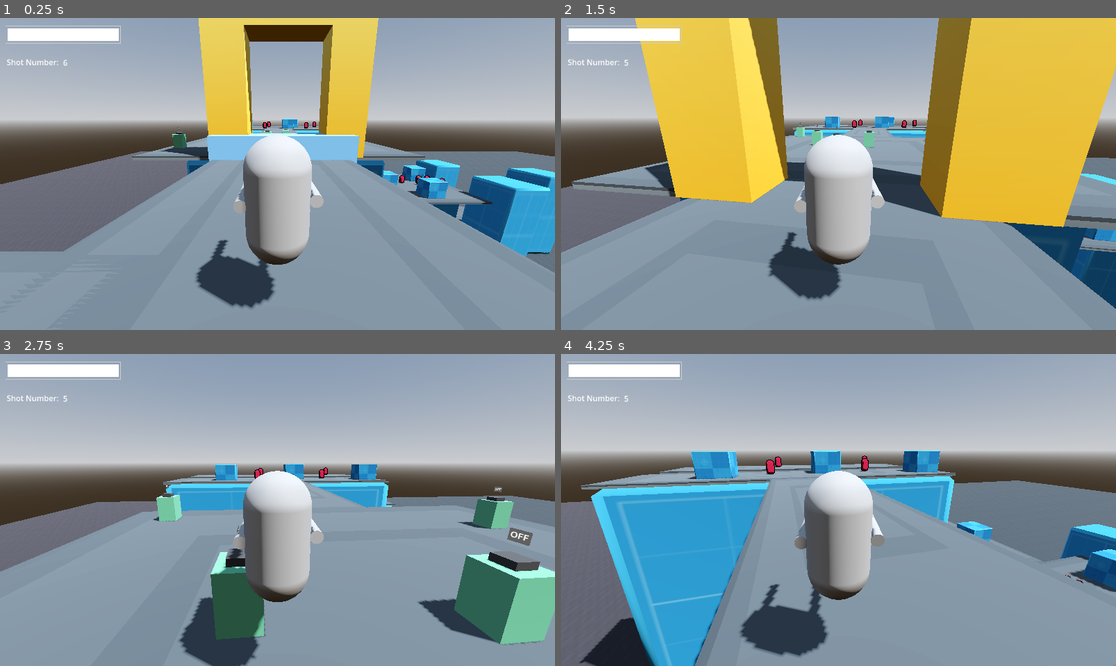
Above: before the commit, frames 1-4 (two rows, left to right).
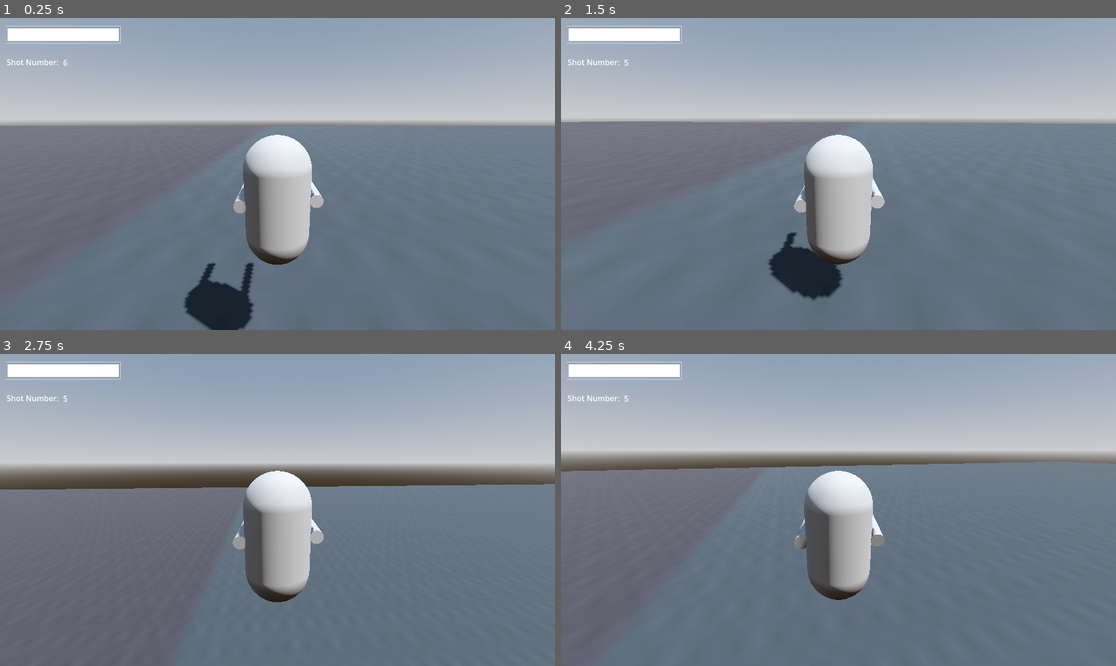
Above: after the commit, the same moments.

Repository: yashGhela/blame
Game: Godot game, scene res://levels/graybox.tscn
Same seed, same stepped clock (60 frames per second), same inputs: the game is played once before the commit and once after it. The project has no main scene, so this scene is started directly.
Inputs (mouse positions are in pixels of both pictures, inside the frame that each line leads up to):
- Up to frame 1 (0.25 s): no input
- Up to frame 2 (1.5 s): move the mouse to (866, 174) at 0.52 s; hold W (forward) from 0.53 s (still down); right-click (866, 174) at 0.6 s; tap Space (jump) at 0.77 s; move the mouse to (810, 174) at 1.27 s; tap F (fire) at 1.35 s
- Up to frame 3 (2.75 s): keep holding W (forward); tap Space (jump) at 1.52 s; move the mouse to (288, 503) at 2.02 s; tap R (floorslam) at 2.1 s
- Up to frame 4 (4.25 s): keep holding W (forward); move the mouse to (832, 516) at 2.77 s; click (832, 516) at 2.85 s; tap Space (jump) at 3.02, 3.77 s; move the mouse to (877, 513) at 3.52 s; hold E (interact) from 3.53 s (still down)

The runs differ from the first frame. In frame 1, 58% of the frame differs, in the area x 0-100%, y 0-100%; in frame 2, 75%; in frame 3, 50%; in frame 4, 49%.

Commit message:
added railings and controller support

Diff:
--- a/levels/graybox.tscn
+++ b/levels/graybox.tscn
@@ -12,6 +12,7 @@
 [ext_resource type="PackedScene" uid="uid://wd8ivhy2ed1" path="res://gameplay-elements/door.tscn" id="10_nie3d"]
 [ext_resource type="PackedScene" uid="uid://dcrjfth2dc3mh" path="res://gameplay-elements/monitor.tscn" id="11_b1vc1"]
 [ext_resource type="PackedScene" uid="uid://hdtdcvfqal1f" path="res://gameplay-elements/battery.tscn" id="12_rvvv2"]
+[ext_resource type="PackedScene" uid="uid://c6xmcc5jut7oa" path="res://gameplay-elements/modelfiles/railing.tscn" id="13_3lb85"]
 
 [sub_resource type="ProceduralSkyMaterial" id="ProceduralSkyMaterial_80ttd"]
 sky_horizon_color = Color(0.66224277, 0.6717428, 0.6867428, 1)
@@ -87,7 +88,7 @@
 shape = SubResource("ConcavePolygonShape3D_cp67o")
 
 [node name="Playerthirdpers" parent="." unique_id=1172021385 instance=ExtResource("2_7v2gh")]
-transform = Transform3D(-4.371139e-08, 0, -1, 0, 1, 0, 1, 0, -4.371139e-08, 13.075729, 32.461075, 54.524323)
+transform = Transform3D(-4.371139e-08, 0, -1, 0, 1, 0, 1, 0, -4.371139e-08, -66.01969, 3.589096, -6.1712)
 
 [node name="PrimitiveSlope" type="MeshInstance3D" parent="." unique_id=265901754]
 transform = Transform3D(-1, 0, 8.742278e-08, 0, 1, 0, -8.742278e-08, 0, -1, -61, 0.5535526, -7)
@@ -144,7 +145,7 @@
 shape = SubResource("ConvexPolygonShape3D_fx7vd")
 
 [node name="Floor4" type="MeshInstance3D" parent="." unique_id=912742376]
-transform = Transform3D(5.8032904, 0, 0, 0, 1, 0, 0, 0, 2.0449762, -58.53352, 16.02189, 21.835869)
+transform = Transform3D(5.8032904, 0, 0, 0, 1, 0, 0, 0, 2.0449762, -58.516224, 16.02189, 21.835869)
 mesh = ExtResource("4_q1tdv")
 
 [node name="StaticBody3D" type="StaticBody3D" parent="Floor4" unique_id=1451553184 groups=["Floor"]]
@@ -328,7 +329,7 @@
 mesh = ExtResource("5_4vge4")
 
 [node name="CubePrototypeLargeA2" type="MeshInstance3D" parent="." unique_id=140208215]
-transform = Transform3D(2.2938466, 0, 0, 0, 5.053586, 0, 0, 0, 1.6775556, -25.214108, 0.5, 5.692949)
+transform = Transform3D(2.2938466, 0, 0, 0, 5.053586, 0, 0, 0, 1.6775556, -25.214108, 0.50000095, 5.692949)
 mesh = ExtResource("5_4vge4")
 
 [node name="StaticBody3D" type="StaticBody3D" parent="CubePrototypeLargeA2" unique_id=1745731718]
@@ -486,3 +487,291 @@
 
 [node name="Door" parent="Monitor" unique_id=2130594673 instance=ExtResource("10_nie3d")]
 transform = Transform3D(-2.5505597e-07, 0, -5.835, 0, 5.835, 0, 5.835, 0, -2.5505597e-07, 13.91184, -5.669634, -2.1682472)
+
+[node name="railing" parent="." unique_id=454326787 instance=ExtResource("13_3lb85")]
+transform = Transform3D(1, 0, 0, 0, 1, 0, 0, 0, 1, -26.315964, 17.205082, 9.256039)
+
+[node name="railing2" parent="." unique_id=311494182 instance=ExtResource("13_3lb85")]
+transform = Transform3D(1, 0, 0, 0, 1, 0, 0, 0, 1, -30.245388, 17.205082, 9.256039)
+
+[node name="railing16" parent="." unique_id=790720756 instance=ExtResource("13_3lb85")]
+transform = Transform3D(1, 0, 0, 0, 1, 0, 0, 0, 1, -36.277283, 17.205082, 9.256039)
+
+[node name="railing17" parent="." unique_id=1791876559 instance=ExtResource("13_3lb85")]
+transform = Transform3D(1, 0, 0, 0, 1, 0, 0, 0, 1, -32.915306, 17.205082, 9.256039)
+
+[node name="railing3" parent="." unique_id=1671723305 instance=ExtResource("13_3lb85")]
+transform = Transform3D(1, 0, 0, 0, 1, 0, 0, 0, 1, -40.194317, 17.205082, 9.256039)
+
+[node name="railing4" parent="." unique_id=159932860 instance=ExtResource("13_3lb85")]
+transform = Transform3D(1, 0, 0, 0, 1, 0, 0, 0, 1, -44.394302, 17.205082, 9.256039)
+
+[node name="railing18" parent="." unique_id=110691576 instance=ExtResource("13_3lb85")]
+transform = Transform3D(1, 0, 0, 0, 1, 0, 0, 0, 1, -26.315964, 17.205082, 33.90142)
+
+[node name="railing19" parent="." unique_id=913230928 instance=ExtResource("13_3lb85")]
+transform = Transform3D(1, 0, 0, 0, 1, 0, 0, 0, 1, -30.245388, 17.205082, 33.90142)
+
+[node name="railing20" parent="." unique_id=1445668102 instance=ExtResource("13_3lb85")]
+transform = Transform3D(1, 0, 0, 0, 1, 0, 0, 0, 1, -36.277283, 17.205082, 33.90142)
+
+[node name="railing21" parent="." unique_id=851672180 instance=ExtResource("13_3lb85")]
+transform = Transform3D(1, 0, 0, 0, 1, 0, 0, 0, 1, -32.915306, 17.205082, 33.90142)
+
+[node name="railing22" parent="." unique_id=1513465920 instance=ExtResource("13_3lb85")]
+transform = Transform3D(1, 0, 0, 0, 1, 0, 0, 0, 1, -40.194317, 17.205082, 33.90142)
+
+[node name="railing23" parent="." unique_id=675020187 instance=ExtResource("13_3lb85")]
+transform = Transform3D(1, 0, 0, 0, 1, 0, 0, 0, 1, -44.204773, 17.205082, 33.90142)
+
+[node name="railing24" parent="." unique_id=788072516 instance=ExtResource("13_3lb85")]
+transform = Transform3D(1, 0, 0, 0, 1, 0, 0, 0, 1, -48.10388, 17.205082, 25.153316)
+
+[node name="railing26" parent="." unique_id=131720643 instance=ExtResource("13_3lb85")]
+transform = Transform3D(1, 0, 0, 0, 1, 0, 0, 0, 1, -51.86303, 17.205082, 25.153316)
+
+[node name="railing28" parent="." unique_id=1579163374 instance=ExtResource("13_3lb85")]
+transform = Transform3D(1, 0, 0, 0, 1, 0, 0, 0, 1, -48.10388, 17.205082, 17.99031)
+
+[node name="railing29" parent="." unique_id=448407202 instance=ExtResource("13_3lb85")]
+transform = Transform3D(1, 0, 0, 0, 1, 0, 0, 0, 1, -51.86303, 17.205082, 17.99031)
+
+[node name="railing30" parent="." unique_id=621716418 instance=ExtResource("13_3lb85")]
+transform = Transform3D(1, 0, 0, 0, 1, 0, 0, 0, 1, -55.387463, 17.205082, 17.99031)
+
+[node name="railing31" parent="." unique_id=1887194873 instance=ExtResource("13_3lb85")]
+transform = Transform3D(1, 0, 0, 0, 1, 0, 0, 0, 1, -59.14661, 17.205082, 17.99031)
+
+[node name="railing36" parent="." unique_id=47897830 instance=ExtResource("13_3lb85")]
+transform = Transform3D(1, 0, 0, 0, 1, 0, 0, 0, 1, -59.14661, 17.205082, 25.198883)
+
+[node name="railing37" parent="." unique_id=985954385 instance=ExtResource("13_3lb85")]
+transform = Transform3D(1, 0, 0, 0, 1, 0, 0, 0, 1, -63.177296, 24.167793, 24.37529)
+
+[node name="railing40" parent="." unique_id=1683220926 instance=ExtResource("13_3lb85")]
+transform = Transform3D(0, 0, 1.0000001, 0, 1, 0, -1.0000001, 0, 0, -61.83159, 24.167793, 29.014597)
+
+[node name="railing41" parent="." unique_id=370098827 instance=ExtResource("13_3lb85")]
+transform = Transform3D(0, 0, 1.0000001, 0, 1, 0, -1.0000001, 0, 0, -61.83159, 24.167793, 25.913694)
+
+[node name="railing42" parent="." unique_id=72794623 instance=ExtResource("13_3lb85")]
+transform = Transform3D(0, 0, 1.0000001, 0, 1, 0, -1.0000001, 0, 0, -69.96233, 24.167793, 29.014597)
+
+[node name="railing43" parent="." unique_id=1613679129 instance=ExtResource("13_3lb85")]
+transform = Transform3D(0, 0, 1.0000001, 0, 1, 0, -1.0000001, 0, 0, -69.96233, 24.167793, 25.913694)
+
+[node name="railing44" parent="." unique_id=1158057415 instance=ExtResource("13_3lb85")]
+transform = Transform3D(0, 0, 1.0000001, 0, 1, 0, -1.0000001, 0, 0, -76.70138, 30.87939, 36.537292)
+
+[node name="railing45" parent="." unique_id=645268863 instance=ExtResource("13_3lb85")]
+transform = Transform3D(0, 0, 1.0000001, 0, 1, 0, -1.0000001, 0, 0, -76.70138, 30.87939, 33.436386)
+
+[node name="railing46" parent="." unique_id=1772501759 instance=ExtResource("13_3lb85")]
+transform = Transform3D(0, 0, 1.0000001, 0, 1, 0, -1.0000001, 0, 0, -76.70138, 30.87939, 43.552807)
+
+[node name="railing47" parent="." unique_id=1880740146 instance=ExtResource("13_3lb85")]
+transform = Transform3D(0, 0, 1.0000001, 0, 1, 0, -1.0000001, 0, 0, -76.70138, 30.87939, 40.4519)
+
+[node name="railing48" parent="." unique_id=2072066079 instance=ExtResource("13_3lb85")]
+transform = Transform3D(0, 0, 1.0000001, 0, 1, 0, -1.0000001, 0, 0, -76.70138, 30.87939, 50.524113)
+
+[node name="railing49" parent="." unique_id=1667362181 instance=ExtResource("13_3lb85")]
+transform = Transform3D(0, 0, 1.0000001, 0, 1, 0, -1.0000001, 0, 0, -76.70138, 30.87939, 47.423206)
+
+[node name="railing50" parent="." unique_id=1552190793 instance=ExtResource("13_3lb85")]
+transform = Transform3D(0, 0, 1.0000001, 0, 1, 0, -1.0000001, 0, 0, -76.70138, 30.87939, 57.547825)
+
+[node name="railing51" parent="." unique_id=962681098 instance=ExtResource("13_3lb85")]
+transform = Transform3D(0, 0, 1.0000001, 0, 1, 0, -1.0000001, 0, 0, -76.70138, 30.87939, 54.44692)
+
+[node name="railing52" parent="." unique_id=1638078810 instance=ExtResource("13_3lb85")]
+transform = Transform3D(0, 0, 1.0000001, 0, 1, 0, -1.0000001, 0, 0, -76.70138, 30.87939, 64.43545)
+
+[node name="railing53" parent="." unique_id=1072901447 instance=ExtResource("13_3lb85")]
+transform = Transform3D(0, 0, 1.0000001, 0, 1, 0, -1.0000001, 0, 0, -76.70138, 30.87939, 61.33454)
+
+[node name="railing54" parent="." unique_id=36481861 instance=ExtResource("13_3lb85")]
+transform = Transform3D(0, 0, 1.0000001, 0, 1, 0, -1.0000001, 0, 0, -76.70138, 30.87939, 71.297386)
+
+[node name="railing56" parent="." unique_id=576462550 instance=ExtResource("13_3lb85")]
+transform = Transform3D(0, 0, 1.0000001, 0, 1, 0, -1.0000001, 0, 0, -76.70138, 30.87939, 75.13554)
+
+[node name="railing57" parent="." unique_id=878854069 instance=ExtResource("13_3lb85")]
+transform = Transform3D(1.0000001, 0, -4.3711392e-08, 0, 1, 0, 4.3711392e-08, 0, 1.0000001, -74.689674, 30.87939, 76.56725)
+
+[node name="railing58" parent="." unique_id=528318198 instance=ExtResource("13_3lb85")]
+transform = Transform3D(1.0000001, 0, -4.3711392e-08, 0, 1, 0, 4.3711392e-08, 0, 1.0000001, -70.605606, 30.87939, 76.56725)
+
+[node name="railing59" parent="." unique_id=1666519470 instance=ExtResource("13_3lb85")]
+transform = Transform3D(1.0000001, 0, -4.3711392e-08, 0, 1, 0, 4.3711392e-08, 0, 1.0000001, -74.689674, 30.87939, 32.091614)
+
+[node name="railing60" parent="." unique_id=922955754 instance=ExtResource("13_3lb85")]
+transform = Transform3D(1.0000001, 0, -4.3711392e-08, 0, 1, 0, 4.3711392e-08, 0, 1.0000001, -70.605606, 30.87939, 32.091614)
+
+[node name="railing61" parent="." unique_id=1000019831 instance=ExtResource("13_3lb85")]
+transform = Transform3D(1.0000001, 0, -4.3711392e-08, 0, 1, 0, 4.3711392e-08, 0, 1.0000001, -60.65325, 30.87939, 32.091614)
+
+[node name="railing62" parent="." unique_id=819660619 instance=ExtResource("13_3lb85")]
+transform = Transform3D(1.0000001, 0, -4.3711392e-08, 0, 1, 0, 4.3711392e-08, 0, 1.0000001, -56.569183, 30.87939, 32.091614)
+
+[node name="railing63" parent="." unique_id=1021131837 instance=ExtResource("13_3lb85")]
+transform = Transform3D(1.0000001, 0, -4.3711392e-08, 0, 1, 0, 4.3711392e-08, 0, 1.0000001, -60.65325, 30.87939, 76.4808)
+
+[node name="railing64" parent="." unique_id=1987221643 instance=ExtResource("13_3lb85")]
+transform = Transform3D(1.0000001, 0, -4.3711392e-08, 0, 1, 0, 4.3711392e-08, 0, 1.0000001, -56.569183, 30.87939, 76.4808)
+
+[node name="railing55" parent="." unique_id=250706896 instance=ExtResource("13_3lb85")]
+transform = Transform3D(0, 0, 1.0000001, 0, 1, 0, -1.0000001, 0, 0, -76.70138, 30.87939, 68.19648)
+
+[node name="railing65" parent="." unique_id=1773193995 instance=ExtResource("13_3lb85")]
+transform = Transform3D(0, 0, 1.0000001, 0, 1, 0, -1.0000001, 0, 0, -54.68135, 30.87939, 36.537292)
+
+[node name="railing66" parent="." unique_id=883143225 instance=ExtResource("13_3lb85")]
+transform = Transform3D(0, 0, 1.0000001, 0, 1, 0, -1.0000001, 0, 0, -54.68135, 30.87939, 33.436386)
+
+[node name="railing67" parent="." unique_id=1894451455 instance=ExtResource("13_3lb85")]
+transform = Transform3D(0, 0, 1.0000001, 0, 1, 0, -1.0000001, 0, 0, -54.68135, 30.87939, 43.552807)
+
+[node name="railing68" parent="." unique_id=873830716 instance=ExtResource("13_3lb85")]
+transform = Transform3D(0, 0, 1.0000001, 0, 1, 0, -1.0000001, 0, 0, -54.68135, 30.87939, 40.4519)
+
+[node name="railing70" parent="." unique_id=775171513 instance=ExtResource("13_3lb85")]
+transform = Transform3D(0, 0, 1.0000001, 0, 1, 0, -1.0000001, 0, 0, -54.68135, 30.87939, 47.423206)
+
+[node name="railing71" parent="." unique_id=1002951768 instance=ExtResource("13_3lb85")]
+transform = Transform3D(0, 0, 1.0000001, 0, 1, 0, -1.0000001, 0, 0, -54.68135, 30.87939, 57.547825)
+
+[node name="railing73" parent="." unique_id=686361431 instance=ExtResource("13_3lb85")]
+transform = Transform3D(0, 0, 1.0000001, 0, 1, 0, -1.0000001, 0, 0, -54.68135, 30.87939, 64.43545)
+
+[node name="railing74" parent="." unique_id=424108516 instance=ExtResource("13_3lb85")]
+transform = Transform3D(0, 0, 1.0000001, 0, 1, 0, -1.0000001, 0, 0, -54.68135, 30.87939, 61.33454)
+
+[node name="railing75" parent="." unique_id=963297127 instance=ExtResource("13_3lb85")]
+transform = Transform3D(0, 0, 1.0000001, 0, 1, 0, -1.0000001, 0, 0, -54.68135, 30.87939, 71.297386)
+
+[node name="railing76" parent="." unique_id=1497222182 instance=ExtResource("13_3lb85")]
+transform = Transform3D(0, 0, 1.0000001, 0, 1, 0, -1.0000001, 0, 0, -54.68135, 30.87939, 75.13554)
+
+[node name="railing77" parent="." unique_id=998795866 instance=ExtResource("13_3lb85")]
+transform = Transform3D(0, 0, 1.0000001, 0, 1, 0, -1.0000001, 0, 0, -54.68135, 30.87939, 68.19648)
+
+[node name="railing78" parent="." unique_id=772291062 instance=ExtResource("13_3lb85")]
+transform = Transform3D(0, 0, 1.0000001, 0, 1, 0, -1.0000001, 0, 0, -62.228146, 30.87939, 36.537292)
+
+[node name="railing79" parent="." unique_id=1738611708 instance=ExtResource("13_3lb85")]
+transform = Transform3D(0, 0, 1.0000001, 0, 1, 0, -1.0000001, 0, 0, -62.228146, 30.87939, 33.436386)
+
+[node name="railing81" parent="." unique_id=92643112 instance=ExtResource("13_3lb85")]
+transform = Transform3D(0, 0, 1.0000001, 0, 1, 0, -1.0000001, 0, 0, -62.228146, 30.87939, 40.4519)
+
+[node name="railing82" parent="." unique_id=1553671646 instance=ExtResource("13_3lb85")]
+transform = Transform3D(0, 0, 1.0000001, 0, 1, 0, -1.0000001, 0, 0, -62.228146, 30.87939, 50.524113)
+
+[node name="railing83" parent="." unique_id=1338663826 instance=ExtResource("13_3lb85")]
+transform = Transform3D(0, 0, 1.0000001, 0, 1, 0, -1.0000001, 0, 0, -62.228146, 30.87939, 47.423206)
+
+[node name="railing84" parent="." unique_id=206532 instance=ExtResource("13_3lb85")]
+transform = Transform3D(0, 0, 1.0000001, 0, 1, 0, -1.0000001, 0, 0, -62.228146, 30.87939, 57.547825)
+
+[node name="railing85" parent="." unique_id=1273863763 instance=ExtResource("13_3lb85")]
+transform = Transform3D(0, 0, 1.0000001, 0, 1, 0, -1.0000001, 0, 0, -62.228146, 30.87939, 54.44692)
+
+[node name="railing86" parent="." unique_id=899897556 instance=ExtResource("13_3lb85")]
+transform = Transform3D(0, 0, 1.0000001, 0, 1, 0, -1.0000001, 0, 0, -62.228146, 30.87939, 64.43545)
+
+[node name="railing87" parent="." unique_id=1241797236 instance=ExtResource("13_3lb85")]
+transform = Transform3D(0, 0, 1.0000001, 0, 1, 0, -1.0000001, 0, 0, -62.228146, 30.87939, 61.33454)
+
+[node name="railing89" parent="." unique_id=1010605608 instance=ExtResource("13_3lb85")]
+transform = Transform3D(0, 0, 1.0000001, 0, 1, 0, -1.0000001, 0, 0, -62.228146, 30.87939, 75.13554)
+
+[node name="railing90" parent="." unique_id=208484502 instance=ExtResource("13_3lb85")]
+transform = Transform3D(0, 0, 1.0000001, 0, 1, 0, -1.0000001, 0, 0, -62.228146, 30.87939, 68.19648)
+
+[node name="railing91" parent="." unique_id=1612969185 instance=ExtResource("13_3lb85")]
+transform = Transform3D(0, 0, 1.0000001, 0, 1, 0, -1.0000001, 0, 0, -68.40538, 30.87939, 36.537292)
+
+[node name="railing92" parent="." unique_id=1688812036 instance=ExtResource("13_3lb85")]
+transform = Transform3D(0, 0, 1.0000001, 0, 1, 0, -1.0000001, 0, 0, -68.40538, 30.87939, 33.436386)
+
+[node name="railing93" parent="." unique_id=1129525727 instance=ExtResource("13_3lb85")]
+transform = Transform3D(0, 0, 1.0000001, 0, 1, 0, -1.0000001, 0, 0, -68.40538, 30.87939, 43.552807)
+
+[node name="railing95" parent="." unique_id=1327589647 instance=ExtResource("13_3lb85")]
+transform = Transform3D(0, 0, 1.0000001, 0, 1, 0, -1.0000001, 0, 0, -68.40538, 30.87939, 50.524113)
+
+[node name="railing96" parent="." unique_id=1747225541 instance=ExtResource("13_3lb85")]
+transform = Transform3D(0, 0, 1.0000001, 0, 1, 0, -1.0000001, 0, 0, -68.40538, 30.87939, 47.423206)
+
+[node name="railing98" parent="." unique_id=1795914391 instance=ExtResource("13_3lb85")]
+transform = Transform3D(0, 0, 1.0000001, 0, 1, 0, -1.0000001, 0, 0, -68.40538, 30.87939, 54.44692)
+
+[node name="railing99" parent="." unique_id=611978747 instance=ExtResource("13_3lb85")]
+transform = Transform3D(0, 0, 1.0000001, 0, 1, 0, -1.0000001, 0, 0, -68.40538, 30.87939, 64.43545)
+
+[node name="railing100" parent="." unique_id=552730572 instance=ExtResource("13_3lb85")]
+transform = Transform3D(0, 0, 1.0000001, 0, 1, 0, -1.0000001, 0, 0, -68.40538, 30.87939, 61.33454)
+
+[node name="railing102" parent="." unique_id=433519194 instance=ExtResource("13_3lb85")]
+transform = Transform3D(0, 0, 1.0000001, 0, 1, 0, -1.0000001, 0, 0, -68.40538, 30.87939, 75.13554)
+
+[node name="railing103" parent="." unique_id=1160310635 instance=ExtResource("13_3lb85")]
+transform = Transform3D(0, 0, 1.0000001, 0, 1, 0, -1.0000001, 0, 0, -68.40538, 30.87939, 68.19648)
+
+[node name="railing38" parent="." unique_id=1460273847 instance=ExtResource("13_3lb85")]
+transform = Transform3D(1, 0, 0, 0, 1, 0, 0, 0, 1, -66.89261, 24.167793, 24.37529)
+
+[node name="railing39" parent="." unique_id=1667355800 instance=ExtResource("13_3lb85")]
+transform = Transform3D(1, 0, 0, 0, 1, 0, 0, 0, 1, -68.50346, 24.167793, 24.37529)
+
+[node name="railing32" parent="." unique_id=792557398 instance=ExtResource("13_3lb85")]
+transform = Transform3D(1, 0, 0, 0, 1, 0, 0, 0, 1, -62.80414, 17.205082, 17.99031)
+
+[node name="railing33" parent="." unique_id=1327746938 instance=ExtResource("13_3lb85")]
+transform = Transform3D(1, 0, 0, 0, 1, 0, 0, 0, 1, -66.563286, 17.205082, 17.99031)
+
+[node name="railing34" parent="." unique_id=1797788837 instance=ExtResource("13_3lb85")]
+transform = Transform3D(1, 0, 0, 0, 1, 0, 0, 0, 1, -68.16133, 17.205082, 17.99031)
+
+[node name="railing35" parent="." unique_id=1648960681 instance=ExtResource("13_3lb85")]
+transform = Transform3D(-4.371139e-08, 0, -1, 0, 1, 0, 1, 0, -4.371139e-08, -69.71279, 17.205082, 20.014389)
+
+[node name="railing27" parent="." unique_id=503886576 instance=ExtResource("13_3lb85")]
+transform = Transform3D(1, 0, 0, 0, 1, 0, 0, 0, 1, -54.625168, 17.205082, 25.153316)
+
+[node name="railing5" parent="." unique_id=1838894142 instance=ExtResource("13_3lb85")]
+transform = Transform3D(-5.35735e-08, 0, -1, 0, 1, 0, 1.2256188, 0, -4.371139e-08, -46.23816, 17.205082, 11.284575)
+
+[node name="railing6" parent="." unique_id=164429305 instance=ExtResource("13_3lb85")]
+transform = Transform3D(-4.371139e-08, 0, -1, 0, 1, 0, 1, 0, -4.371139e-08, -46.23816, 17.205082, 15.677014)
+
+[node name="railing7" parent="." unique_id=1455045376 instance=ExtResource("13_3lb85")]
+transform = Transform3D(-4.371139e-08, 0, -1, 0, 1, 0, 1, 0, -4.371139e-08, -46.23816, 17.205082, 28.381798)
+
+[node name="railing25" parent="." unique_id=2063816823 instance=ExtResource("13_3lb85")]
+transform = Transform3D(-4.371139e-08, 0, -1, 0, 1, 0, 1, 0, -4.371139e-08, -46.23816, 17.205082, 26.744675)
+
+[node name="railing8" parent="." unique_id=1806744088 instance=ExtResource("13_3lb85")]
+transform = Transform3D(-4.371139e-08, 0, -1, 0, 1, 0, 1, 0, -4.371139e-08, -46.23816, 17.205082, 32.21121)
+
+[node name="railing9" parent="." unique_id=1221110801 instance=ExtResource("13_3lb85")]
+transform = Transform3D(-4.371139e-08, 0, -1, 0, 1, 0, 1, 0, -4.371139e-08, -24.610779, 17.205082, 28.381798)
+
+[node name="railing10" parent="." unique_id=268026141 instance=ExtResource("13_3lb85")]
+transform = Transform3D(-4.371139e-08, 0, -1, 0, 1, 0, 1, 0, -4.371139e-08, -24.610779, 17.205082, 32.21121)
+
+[node name="railing11" parent="." unique_id=431250058 instance=ExtResource("13_3lb85")]
+transform = Transform3D(-4.371139e-08, 0, -1, 0, 1, 0, 1, 0, -4.371139e-08, -24.610779, 17.205082, 20.476776)
+
+[node name="railing12" parent="." unique_id=812049583 instance=ExtResource("13_3lb85")]
+transform = Transform3D(-4.371139e-08, 0, -1, 0, 1, 0, 1, 0, -4.371139e-08, -24.610779, 17.205082, 24.306187)
+
+[node name="railing13" parent="." unique_id=1014777573 instance=ExtResource("13_3lb85")]
+transform = Transform3D(-4.371139e-08, 0, -1, 0, 1, 0, 1, 0, -4.371139e-08, -24.610779, 17.205082, 12.879168)
+
+[node name="railing15" parent="." unique_id=1822261626 instance=ExtResource("13_3lb85")]
+transform = Transform3D(-4.371139e-08, 0, -1, 0, 1, 0, 1, 0, -4.371139e-08, -24.610779, 17.205082, 9.046467)
+
+[node name="railing14" parent="." unique_id=1976996641 instance=ExtResource("13_3lb85")]
+transform = Transform3D(-4.371139e-08, 0, -1, 0, 1, 0, 1, 0, -4.371139e-08, -24.610779, 17.205082, 16.708578)
--- a/project.godot
+++ b/project.godot
@@ -96,6 +96,27 @@
 run={
 "deadzone": 0.2,
 "events": [Object(InputEventKey,"resource_local_to_scene":false,"resource_name":"","device":-1,"window_id":0,"alt_press …(195 unchanged characters)…
+, Object(InputEventJoypadButton,"resource_local_to_scene":false,"resource_name":"","device":-1,"button_index":9,"pressure":0.0,"pressed":true,"script":null)
+]
+}
+rs_up={
+"deadzone": 0.2,
+"events": [Object(InputEventJoypadMotion,"resource_local_to_scene":false,"resource_name":"","device":-1,"axis":3,"axis_value":-1.0,"script":null)
+]
+}
+rs_down={
+"deadzone": 0.2,
+"events": [Object(InputEventJoypadMotion,"resource_local_to_scene":false,"resource_name":"","device":-1,"axis":3,"axis_value":1.0,"script":null)
+]
+}
+rs_left={
+"deadzone": 0.2,
+"events": [Object(InputEventJoypadMotion,"resource_local_to_scene":false,"resource_name":"","device":-1,"axis":2,"axis_value":-1.0,"script":null)
+]
+}
+rs_right={
+"deadzone": 0.2,
+"events": [Object(InputEventJoypadMotion,"resource_local_to_scene":false,"resource_name":"","device":-1,"axis":2,"axis_value":1.0,"script":null)
 ]
 }
 
--- a/scripts/playerthirdpers.gd
+++ b/scripts/playerthirdpers.gd
@@ -12,8 +12,11 @@
 @export var hit_pull_speed := 8.0
 @export var is_phasing:=false
 @export var bullet:PackedScene
+@export var joy_sens: float = 3.0
+@export var mouse_sens =0.003
+
 var bulletinst
-@export var sens =0.003
+
 @onready var health_bar: ProgressBar = $"CanvasLayer/health bar"
 @onready var body: MeshInstance3D = $body
 
@@ -66,19 +69,21 @@
 var is_floorslamming= false
 var is_phase_jumping = false
 
-func _input(event):
+func _unhandled_input(event: InputEvent) -> void:
 	if event is InputEventMouseMotion:
-		yaw -= event.relative.x * sens
-		pitch += event.relative.y * sens
-
-		pitch = clamp(
-			pitch,
-			deg_to_rad(-60),
-			deg_to_rad(45)
-		)
-
-		cam_origin.rotation.y = yaw
-		cam_pitch.rotation.x = pitch
+		yaw -= event.relative.x * mouse_sens
+		pitch += event.relative.y * mouse_sens
+		apply_rotation()
+
+func apply_rotation():
+	# Clamp pitch so the camera doesn't flip upside down
+	pitch = clamp(pitch, deg_to_rad(-60), deg_to_rad(45))
+
+	# Apply to your nodes
+	cam_origin.rotation.y = yaw
+	cam_pitch.rotation.x = pitch
+
+
 
 
 func _ready() -> void:
@@ -101,6 +106,13 @@
 func _process(delta: float) -> void:
 	health_bar.value=health
 	shotamount.text= str(fire_shots)
+
+	var joy_vector = Input.get_vector("rs_left", "rs_right", "rs_up", "rs_down")
+
+	if joy_vector.length() > 0:
+		yaw -= joy_vector.x * joy_sens * delta
+		pitch += joy_vector.y * joy_sens * delta
+		apply_rotation()
 
 	if Input.is_action_just_pressed("ui_cancel"):
 		Input.mouse_mode=Input.MOUSE_MODE_VISIBLE
